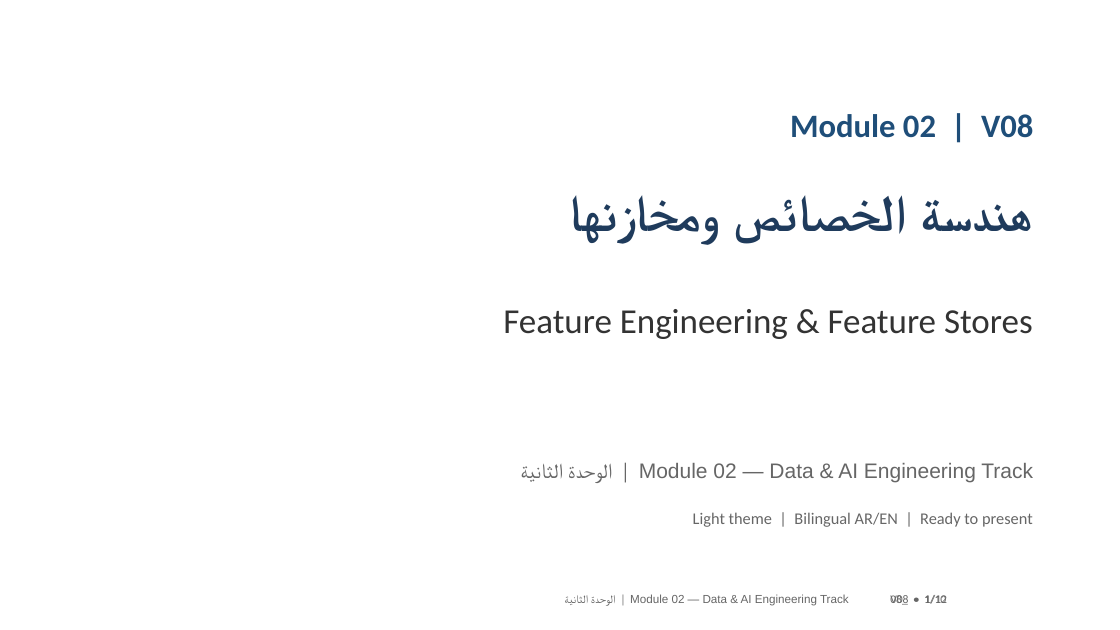
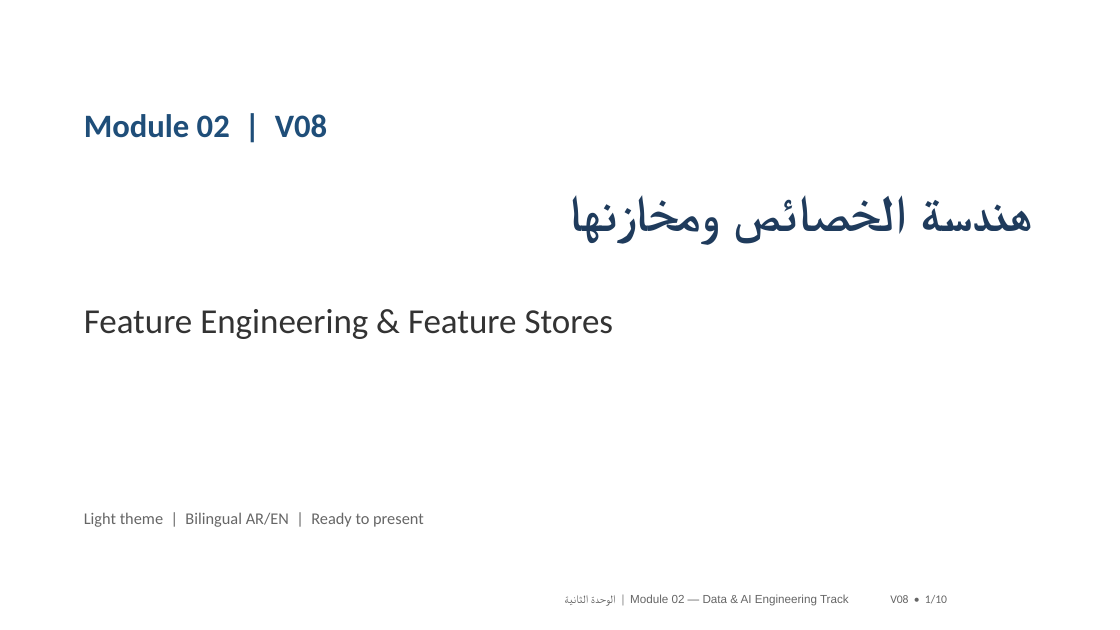
Before and after one commit to SAMeh-ZAGhloul/AI-Course, a slide deck: slide 1 of output/Module02_V08_Updated.pptx. Drawn at 1120x630 pixels with LibreOffice and Linux fonts; fonts in the diff are those of the drawing. Boxes give left, top, right and bottom in pixels: in the first picture for what was removed or moved away, otherwise in the second. Text is boxed around its words. In the diff, an @@ line names an element or a change of style, - is before the commit and + after.

Commit message:
fix: normalize generated module deck footers
Regenerates V06–V12 with one valid footer per slide and adds the V09 grounding visual to the standalone reference deck.

```diff
--- a/output/Module02_V08_Updated.pptx
+++ b/output/Module02_V08_Updated.pptx
@@ text removed at [591,463,1033,606] @@
-Module 02 — Data & AI Engineering Track | الوحدة الثانية
@@ alignment right to left in 3 elements at [84,114,327,138], [84,309,614,339], [84,512,424,527] @@
@@ text at [890,595,947,603]: text changed @@
-V08 • 1/12
+V08 • 1/10
@@ text removed at [890,595,946,605] @@
-08_ • 1/10
```
Also in this commit, not shown: 9 other slides changed, 10 other files.
